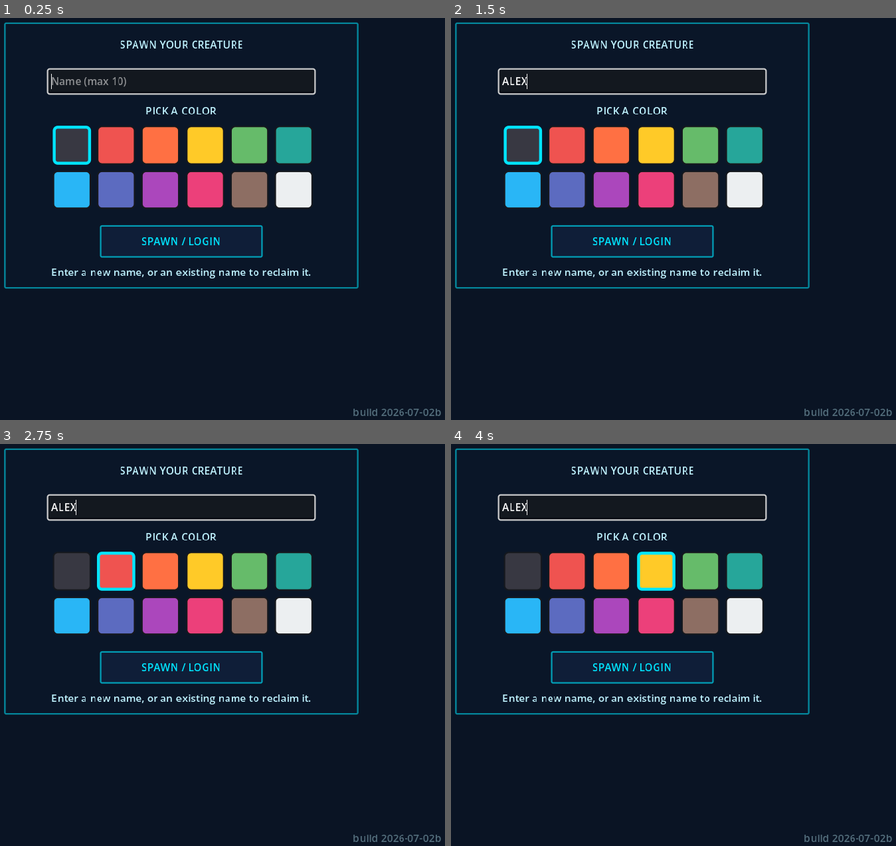
Above: before the commit, frames 1-4 (two rows, left to right).
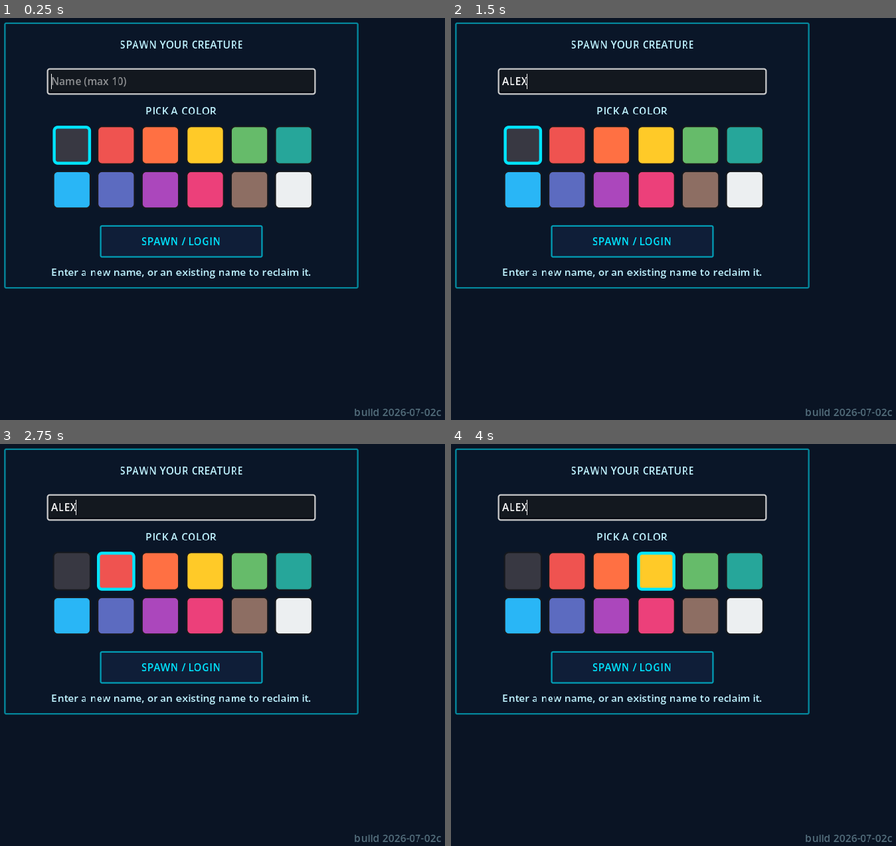
Above: after the commit, the same moments.

Repository: melqudsi/Creature
Game: Godot game, scene res://scenes/main.tscn
Two runs of this game, one before a commit and one after it. Both use one fixed random seed, a clock stepped at 60 frames per second and the inputs below.
Inputs (mouse positions are in pixels of both pictures, inside the frame that each line leads up to):
- Up to frame 1 (0.25 s): no input
- Up to frame 2 (1.5 s): click (633, 82) at 0.52 s; type "Alex" at 0.6 s; click (522, 146) at 1.27 s
- Up to frame 3 (2.75 s): click (115, 572) at 2.02 s
- Up to frame 4 (4 s): click (611, 572) at 2.77 s; click (655, 572) at 3.52 s

The runs differ from the first frame. In frame 1, 0.2% of the frame differs, in the area x 79-100%, y 97-100%; in frame 2, 0.2%; in frame 3, 0.2%; in frame 4, 0.2%.

Commit message:
Fix iOS installed-PWA issues: launch-time canvas shift (resize kicks + fixed body) and notch/rounded-corner HUD clipping (safe-area insets); build 2026-07-02c.

Diff:
--- a/creature-godot/scripts/config.gd
+++ b/creature-godot/scripts/config.gd
@@ -17,7 +17,7 @@
 
 ## Visible build stamp so a loaded build can be identified at a glance.
 ## Keep this in sync with the build-stamp string in web/custom_shell.html.
-const BUILD_ID := "build 2026-07-02b"
+const BUILD_ID := "build 2026-07-02c"
 
 ## Landfill Dump: the spawn/respawn zone (bottom-left corner). All new players
 ## and all respawns appear here. LANDFILL_RECT (tile x, y, w, h) is used for the
--- a/creature-godot/scripts/ui/sc2_hud.gd
+++ b/creature-godot/scripts/ui/sc2_hud.gd
@@ -36,6 +36,37 @@
 	if region_label:
 		region_label.text = ""
 	call_deferred("_refresh_stats")
+	# Inset the whole HUD away from iPhone notch/rounded corners/home bar in
+	# installed-PWA mode. Insets change on rotation (size_changed) and can
+	# settle late on iOS launch, so re-apply a few times after startup.
+	get_viewport().size_changed.connect(_apply_safe_area)
+	_apply_safe_area()
+	for delay in [0.5, 1.5, 3.0]:
+		get_tree().create_timer(delay).timeout.connect(_apply_safe_area)
+
+## Shift the full-rect HUD root inward by the browser's safe-area insets
+## (notch, rounded corners, home indicator). CSS px are converted to design
+## units: the short viewport side always equals 720 design units (see
+## project.godot stretch settings), so design = css * 720 / min(vw, vh).
+func _apply_safe_area() -> void:
+	if not OS.has_feature("web"):
+		return
+	var raw: Variant = JavaScriptBridge.eval(
+		"window.CreatureNet && window.CreatureNet.getSafeAreaJson ? window.CreatureNet.getSafeAreaJson() : ''", true)
+	if typeof(raw) != TYPE_STRING or str(raw).is_empty():
+		return
+	var parsed: Variant = JSON.parse_string(str(raw))
+	if typeof(parsed) != TYPE_DICTIONARY:
+		return
+	var d: Dictionary = parsed
+	var short_side: float = minf(float(d.get("vw", 0.0)), float(d.get("vh", 0.0)))
+	if short_side <= 0.0:
+		return
+	var to_design: float = 720.0 / short_side
+	offset_left = float(d.get("left", 0.0)) * to_design
+	offset_top = float(d.get("top", 0.0)) * to_design
+	offset_right = -float(d.get("right", 0.0)) * to_design
+	offset_bottom = -float(d.get("bottom", 0.0)) * to_design
 
 ## Keep the bottom-left region label in sync with where the player is standing.
 ## Cheap: only touches the label when the region name actually changes.
Not shown, changed: creature-godot/README.md
Not shown, changed: creature-godot/docs/godot-porting-notes.md
Not shown, changed: creature-godot/web/custom_shell.html
Not shown, changed: index.html
Not shown, changed: index.pck
Not shown, changed: index.service.worker.js
